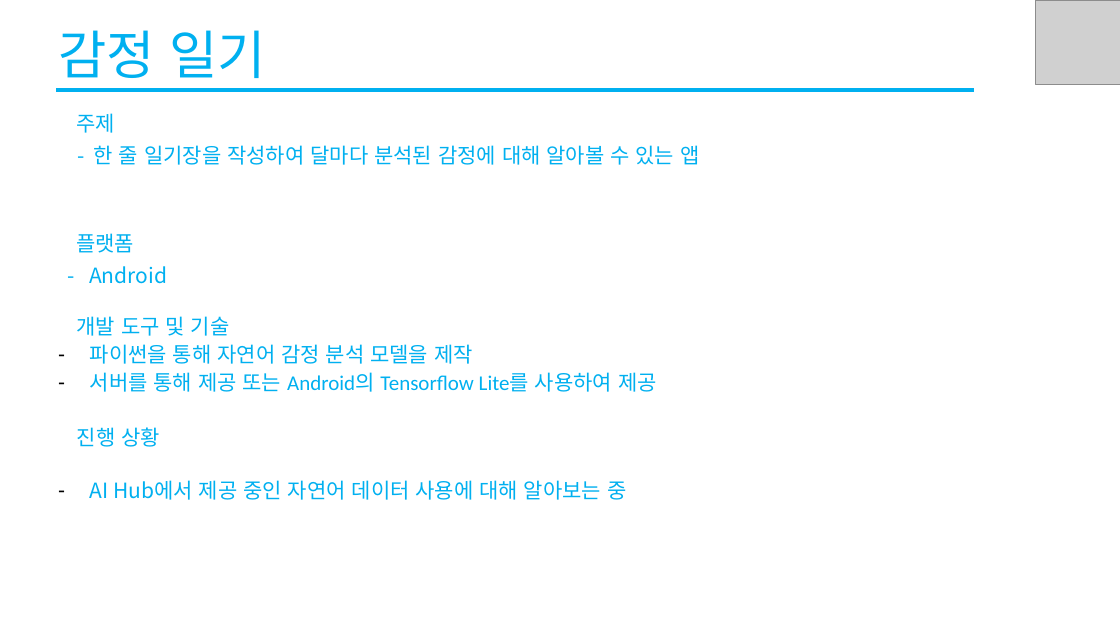
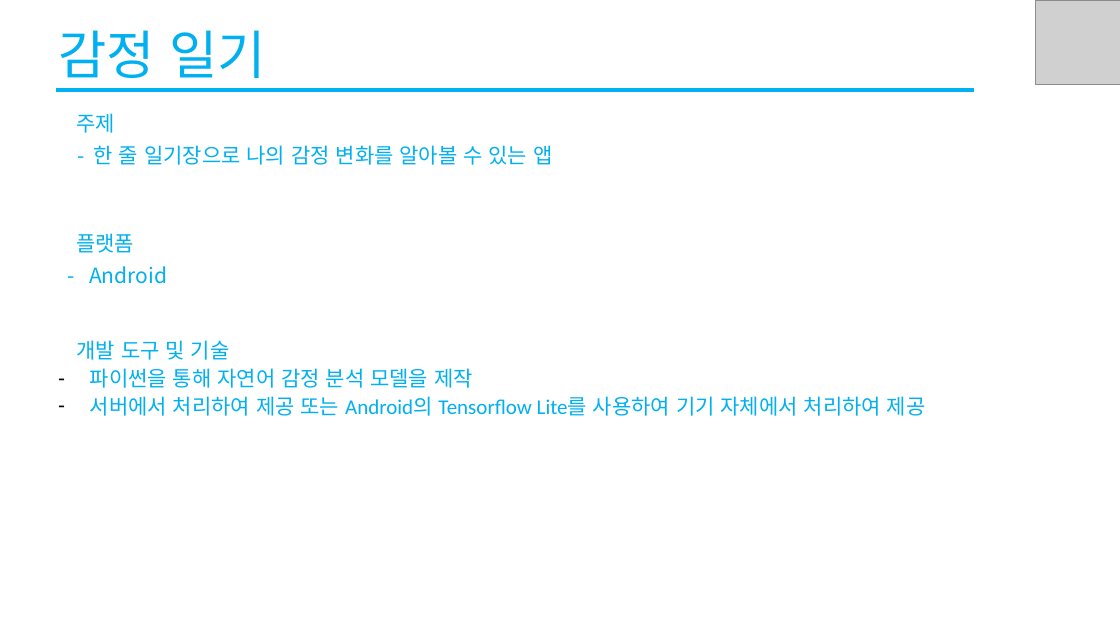
Before and after one commit to Kim-Yong-Soo/2022_Caerang_Exhibition, a slide deck: slide 2 of 씨애랑_SW전시회_ppt.pptx. Drawn at 1120x630 pixels with LibreOffice and Linux fonts; fonts in the diff are those of the drawing; grey boxes stand for pictures. Boxes give left, top, right and bottom in pixels: in the first picture for what was removed or moved away, otherwise in the second. Text is boxed around its words. In the diff, an @@ line names an element or a change of style, - is before the commit and + after.

```diff
--- a/씨애랑_SW전시회_ppt.pptx
+++ b/씨애랑_SW전시회_ppt.pptx
@@ text at box(94, 145, 552, 165): text changed @@
-- 한 줄 일기장을 작성하여 달마다 분석된 감정에 대해 알아볼 수 있는 앱
+- 한 줄 일기장으로 나의 감정 변화를 알아볼 수 있는 앱
@@ text at box(90, 396, 926, 416): text changed @@
-– 서버를 통해 제공 또는 Android의 Tensorflow Lite를 사용하여 제공
-진행 상황
-– AI Hub에서 제공 중인 자연어 데이터 사용에 대해 알아보는 중
+– 서버에서 처리하여 제공 또는 Android의 Tensorflow Lite를 사용하여 기기 자체에서 처리하여 제공
```
Also in this commit, not shown: 1 other slide changed, 2 slides added, 1 other file.
